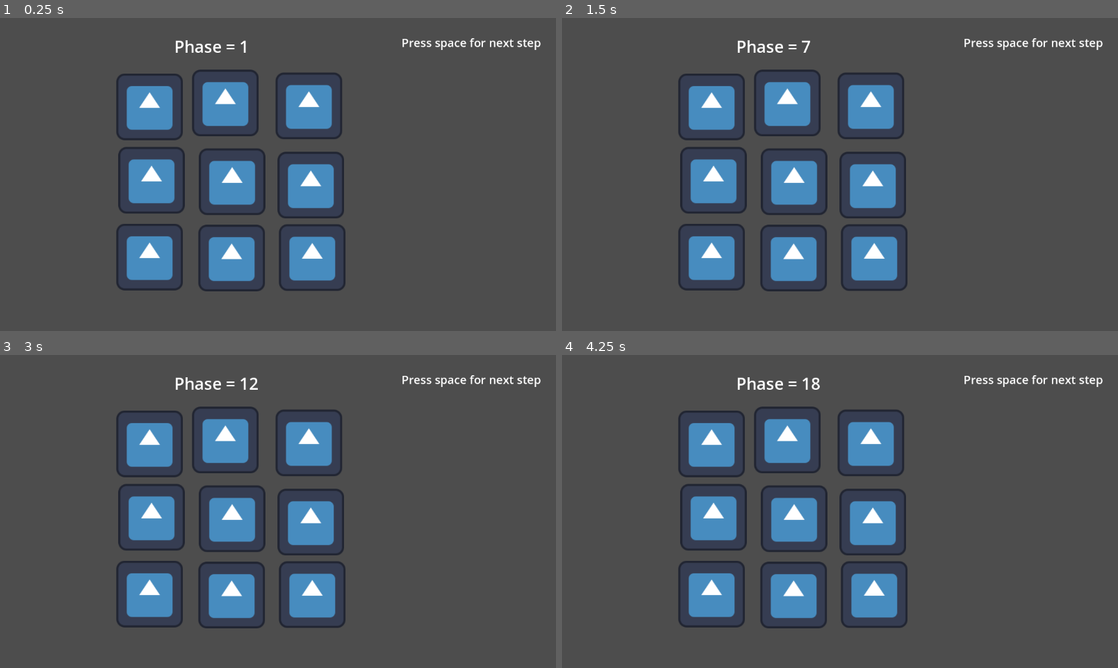
Above: before the commit, frames 1-4 (two rows, left to right).
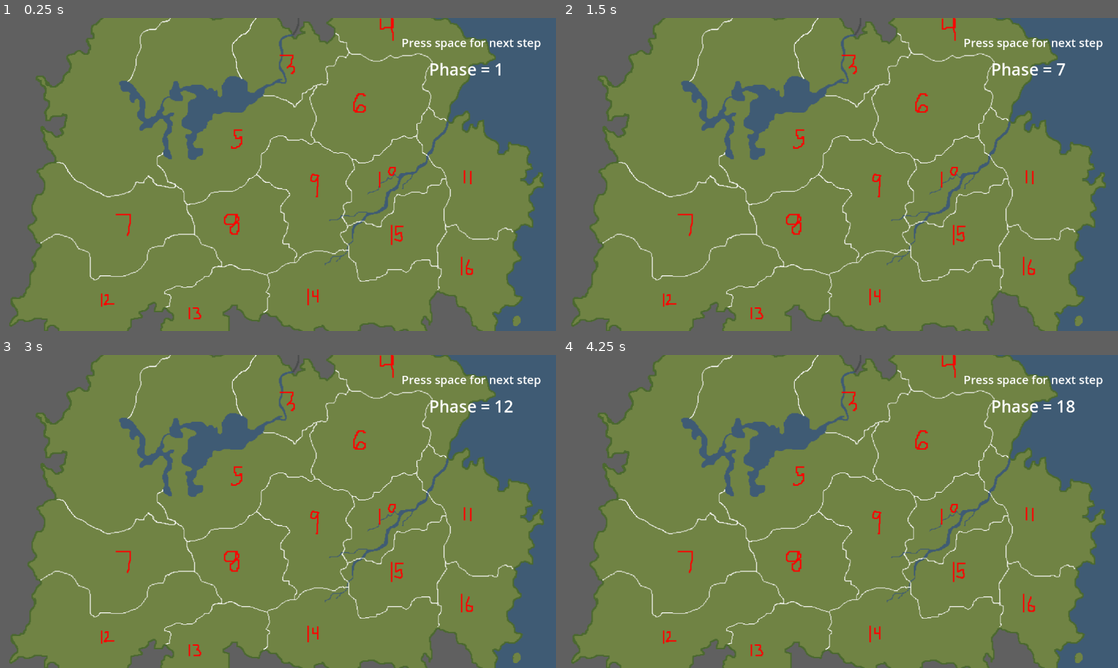
Above: after the commit, the same moments.

Repository: mccoogp/WeatherInc
Game: Godot game, scene res://world.tscn
Two runs of this game, one before a commit and one after it. Both use one fixed random seed, a clock stepped at 60 frames per second and the inputs below. The engine's default icon, where the game draws it, is replaced by a stand-in: a white triangle on a blue panel in a dark square.
Inputs (mouse positions are in pixels of both pictures, inside the frame that each line leads up to):
- Up to frame 1 (0.25 s): no input
- Up to frame 2 (1.5 s): tap Space at 0.5, 0.77, 1.25 s; move the mouse to (962, 158) at 0.52 s; hold Right 0.53-1.28 s; hold Backspace 0.53-1.28 s; click (962, 158) at 0.67 s; move the mouse to (728, 190) at 1.27 s; hold Left from 1.28 s (still down); tap Backspace at 1.35 s
- Up to frame 3 (3 s): tap Space at 1.52, 2, 2.75 s; move the mouse to (333, 442) at 2.02 s; release Left at 2.03 s; hold X 2.03-2.78 s; hold Right from 2.03 s (still down); tap Backspace at 2.3 s; move the mouse to (250, 574) at 2.77 s; tap Enter at 2.85 s; click (250, 574) at 2.92 s
- Up to frame 4 (4.25 s): tap Space at 3.02, 3.5, 3.77 s; tap Backspace at 3.05 s; move the mouse to (1006, 558) at 3.52 s; release Right at 3.53 s; hold Left from 3.53 s (still down); hold Backspace from 3.53 s (still down)

The runs differ from the first frame. In frame 1, 89% of the frame differs, in the area x 1-100%, y 0-100%; in frame 2, 89%; in frame 3, 89%; in frame 4, 89%.
Error before the commit: Invalid access to property or key 'production' on a base object of type 'Node2D (district.gd)'. (res://world.gd:56)
Error after the commit: Invalid access to property or key 'production' on a base object of type 'Node2D (district.gd)'. (res://world.gd:57)

Commit message:
Added art

Diff:
--- a/district.tscn
+++ b/district.tscn
@@ -1,7 +1,6 @@
-[gd_scene load_steps=4 format=3 uid="uid://cacfd62pudml6"]
+[gd_scene load_steps=3 format=3 uid="uid://cacfd62pudml6"]
 
 [ext_resource type="Script" path="res://district.gd" id="1_gpufd"]
-[ext_resource type="Texture2D" uid="uid://csgnvamjyfsfx" path="res://icon.svg" id="2_7h7nu"]
 [ext_resource type="Script" path="res://districtsprite.gd" id="3_mvpsf"]
 
 [node name="District" type="Node2D"]
@@ -11,7 +10,6 @@
 [node name="Main" type="Sprite2D" parent="." node_paths=PackedStringArray("district")]
 position = Vector2(0.71, 0.71)
 scale = Vector2(0.0107812, 0.0107812)
-texture = ExtResource("2_7h7nu")
 script = ExtResource("3_mvpsf")
 district = NodePath("..")
 
--- /dev/null
+++ b/label_2.gd
@@ -0,0 +1,6 @@
+extends Label
+
+
+# Called every frame. 'delta' is the elapsed time since the previous frame.
+func _process(delta: float) -> void:
+	position.y = -150 + 60 * $"../../Popularity".extra
--- a/world.gd
+++ b/world.gd
@@ -9,7 +9,7 @@
 var foodprod = 0
 var phase = 1
 var food = 10000
-var money = 0
+var money = 150000
 # Called when the node enters the scene tree for the first time.
 func _ready() -> void:
 	pass
@@ -22,6 +22,7 @@
 var posprod = ["none", "grain", "meat", "fish", "factory", "oil", "research"]
 var curprod = 0
 var checkprod = false
+var factories = 0
 
 
 var frame = 0
@@ -81,6 +82,7 @@
 							$DistrictMenu/Industry/Label.text = "Industry:
 							None"
 							$DistrictMenu/Popularity.extra = 0
+							$DistrictMenu/Industry/Label2.text = ""
 						else:
 							$DistrictMenu/Industry/Sprite2D.texture = load("res://icons/" + posprod[curprod] + ".png")
 							$DistrictMenu/Industry/Label.text = "Industry:
@@ -89,6 +91,7 @@
 								$DistrictMenu/Industry/Label.text += "
 								Press x to remove"
 								$DistrictMenu/Popularity.extra = 1
+								$DistrictMenu/Industry/Label2.text = ""
 							else:
 								if len(districts[zoom].product) == 0:
 									$DistrictMenu/Industry/Label.text += "
@@ -101,21 +104,44 @@
 								if posprod[curprod] == "fish":
 									$DistrictMenu/Industry/Label.text += "
 									Requires: Water access"
-									$DistrictMenu/Popularity.extra += 1
+									if districts[zoom].water == true:
+										$DistrictMenu/Industry/Label2.text = "Reuirements met"
+										$DistrictMenu/Industry/Label2.get_label_settings().font_color = Color.GREEN
+									else:
+										$DistrictMenu/Industry/Label2.text = "Reuirements not met"
+										$DistrictMenu/Industry/Label2.get_label_settings().font_color = Color.RED
+									$DistrictMenu/Popularity.extra += 2
 								if posprod[curprod] == "factory":
 									$DistrictMenu/Industry/Label.text += "
 									Cost: $100,000"
-									$DistrictMenu/Popularity.extra += 1
+									$DistrictMenu/Popularity.extra += 2
+									if money >= 100000:
+										$DistrictMenu/Industry/Label2.text = "Reuirements met"
+										$DistrictMenu/Industry/Label2.get_label_settings().font_color = Color.GREEN
+									else:
+										$DistrictMenu/Industry/Label2.text = "Reuirements not met"
+										$DistrictMenu/Industry/Label2.get_label_settings().font_color = Color.RED
 								if posprod[curprod] == "oil":
 									$DistrictMenu/Industry/Label.text += "
 									Requires: 1 factory"
-									$DistrictMenu/Popularity.extra += 1
+									$DistrictMenu/Popularity.extra += 2
+									if factories >= 1:
+										$DistrictMenu/Industry/Label2.text = "Reuirements met"
+										$DistrictMenu/Industry/Label2.get_label_settings().font_color = Color.GREEN
+									else:
+										$DistrictMenu/Industry/Label2.text = "Reuirements not met"
+										$DistrictMenu/Industry/Label2.get_label_settings().font_color = Color.RED
 								if posprod[curprod] == "research":
 									$DistrictMenu/Industry/Label.text += "
 									Cost: $500,000
 									Requires 1 factory"
-									$DistrictMenu/Popularity.extra += 2
-
+									if money >= 500000 and factories >= 1:
+										$DistrictMenu/Industry/Label2.text = "Reuirements met"
+										$DistrictMenu/Industry/Label2.get_label_settings().font_color = Color.GREEN
+									else:
+										$DistrictMenu/Industry/Label2.text = "Reuirements not met"
+										$DistrictMenu/Industry/Label2.get_label_settings().font_color = Color.RED
+									$DistrictMenu/Popularity.extra += 3
 					if curprod > 0:
 						if Input.is_key_pressed(KEY_X):
 							if posprod[curprod] in districts[zoom].product:
@@ -177,7 +203,7 @@
 				frame = 0
 				$Camera2D.position = Vector2(420, 297)
 				$Camera2D.zoom = Vector2(1,1)
-
+				$DistrictMenu.industry_clicked = false
 
 func _process(delta: float) -> void:
 	if frame == 0:
--- a/world.tscn
+++ b/world.tscn
@@ -1,18 +1,26 @@
-[gd_scene load_steps=12 format=3 uid="uid://dgo4cwa032h0v"]
+[gd_scene load_steps=17 format=3 uid="uid://dgo4cwa032h0v"]
 
 [ext_resource type="Script" path="res://world.gd" id="1_3gon6"]
 [ext_resource type="PackedScene" uid="uid://cacfd62pudml6" path="res://district.tscn" id="2_41llr"]
+[ext_resource type="Texture2D" uid="uid://b42u6galvg4kj" path="res://ogpc_map/mapfr.png" id="2_yw1kr"]
 [ext_resource type="Texture2D" uid="uid://csgnvamjyfsfx" path="res://icon.svg" id="3_w2861"]
+[ext_resource type="Texture2D" uid="uid://ccq87xsoyvug2" path="res://ogpc_map/map1.png" id="4_nrn2x"]
 [ext_resource type="Texture2D" uid="uid://ci40uw4qw76ht" path="res://Box.png" id="4_r5mvf"]
+[ext_resource type="Texture2D" uid="uid://chk56xbm72gq8" path="res://ogpc_map/map2.png" id="5_java2"]
 [ext_resource type="Script" path="res://district_menu.gd" id="5_s2cnt"]
 [ext_resource type="Script" path="res://industry_menu_clicked.gd" id="6_ttn6t"]
 [ext_resource type="Script" path="res://popularity.gd" id="7_b887d"]
+[ext_resource type="Script" path="res://label_2.gd" id="7_vefmc"]
 
 [sub_resource type="LabelSettings" id="LabelSettings_j4inj"]
 font_size = 24
 
 [sub_resource type="LabelSettings" id="LabelSettings_afd1u"]
 font_size = 70
+
+[sub_resource type="LabelSettings" id="LabelSettings_1rgr7"]
+font_size = 70
+font_color = Color(1, 1, 3.226, 1)
 
 [sub_resource type="LabelSettings" id="LabelSettings_1erbk"]
 font_size = 34
@@ -24,56 +32,59 @@
 script = ExtResource("1_3gon6")
 districts = [NodePath("District"), NodePath("District2"), NodePath("District3"), NodePath("District4"), NodePath("District5"), NodePath("District6"), NodePath("District7"), NodePath("District8"), NodePath("District9")]
 
+[node name="Background" type="Sprite2D" parent="."]
+position = Vector2(417, 309)
+scale = Vector2(0.720001, 0.716921)
+texture = ExtResource("2_yw1kr")
+
 [node name="District" parent="." instance=ExtResource("2_41llr")]
-position = Vector2(83, 86)
-center = Vector2(180, 160)
-zoom = 2.5
-image = ExtResource("3_w2861")
+position = Vector2(23, 91)
+scale = Vector2(67, 67)
+water = true
+center = Vector2(60, 150)
+zoom = 1.75
+image = ExtResource("4_nrn2x")
 
 [node name="District2" parent="." instance=ExtResource("2_41llr")]
-position = Vector2(240, 78)
+position = Vector2(194, 17)
+scale = Vector2(67, 67)
 DistrictNumber = 2
-zoom = 1.0
-image = ExtResource("3_w2861")
+water = true
+center = Vector2(200, 50)
+zoom = 3.0
+image = ExtResource("5_java2")
 
 [node name="District3" parent="." instance=ExtResource("2_41llr")]
 position = Vector2(413, 84)
 DistrictNumber = 3
-image = ExtResource("3_w2861")
 
 [node name="District4" parent="." instance=ExtResource("2_41llr")]
 position = Vector2(87, 238)
 DistrictNumber = 4
-image = ExtResource("3_w2861")
 
 [node name="District5" parent="." instance=ExtResource("2_41llr")]
 position = Vector2(254, 241)
 DistrictNumber = 5
 water = true
-image = ExtResource("3_w2861")
 
 [node name="District6" parent="." instance=ExtResource("2_41llr")]
 position = Vector2(417, 248)
 DistrictNumber = 6
 water = true
-image = ExtResource("3_w2861")
 
 [node name="District7" parent="." instance=ExtResource("2_41llr")]
 position = Vector2(83, 397)
 DistrictNumber = 7
 water = true
-image = ExtResource("3_w2861")
 
 [node name="District8" parent="." instance=ExtResource("2_41llr")]
 position = Vector2(253, 399)
 DistrictNumber = 8
 water = true
-image = ExtResource("3_w2861")
 
 [node name="District9" parent="." instance=ExtResource("2_41llr")]
 position = Vector2(420, 398)
 DistrictNumber = 9
-image = ExtResource("3_w2861")
 
 [node name="Label2" type="Label" parent="."]
 offset_left = 676.0
@@ -117,6 +128,14 @@
 horizontal_alignment = 2
 metadata/_edit_use_anchors_ = true
 
+[node name="Label2" type="Label" parent="DistrictMenu/Industry"]
+offset_left = -256.472
+offset_top = -149.635
+offset_right = 392.528
+offset_bottom = -53.6348
+label_settings = SubResource("LabelSettings_1rgr7")
+script = ExtResource("7_vefmc")
+
 [node name="Popularity" type="Sprite2D" parent="DistrictMenu" node_paths=PackedStringArray("menu")]
 position = Vector2(-137.5, 875)
 scale = Vector2(2.096, 2.096)
@@ -149,19 +168,19 @@
 position = Vector2(420, 297)
 
 [node name="Label" type="Label" parent="."]
-offset_left = 205.0
-offset_top = 8.0
-offset_right = 401.0
-offset_bottom = 62.0
+offset_left = 733.0
+offset_top = 55.0
+offset_right = 929.0
+offset_bottom = 109.0
 text = "Phase = 1"
 label_settings = SubResource("LabelSettings_1erbk")
 
 [node name="Label3" type="Label" parent="."]
-offset_left = 1371.0
+offset_left = 1370.0
 offset_top = 2.0
-offset_right = 1904.0
+offset_right = 1903.0
 offset_bottom = 161.0
 scale = Vector2(0.839998, 0.839998)
 text = "Possible Industries:
-Meat: "
+Meat: blah blah blah"
 label_settings = SubResource("LabelSettings_7wjru")
Binary file added: ogpc_map/map1.png
Not shown, added: ogpc_map/map1.png.import
Binary file added: ogpc_map/map10.png
Not shown, added: ogpc_map/map10.png.import
Binary file added: ogpc_map/map11.png
Not shown, added: ogpc_map/map11.png.import
Binary file added: ogpc_map/map12.png
Not shown, added: ogpc_map/map12.png.import
Binary file added: ogpc_map/map13.png
Not shown, added: ogpc_map/map13.png.import
Binary file added: ogpc_map/map14.png
Not shown, added: ogpc_map/map14.png.import
(and 25 more such lines)
